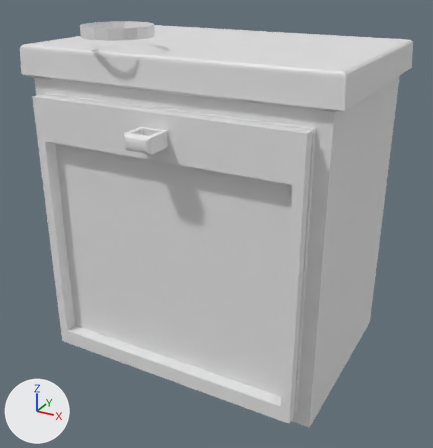
The Blender file House builder/Assets/Models/Furniture/Oven.blend: old version first, new version second.
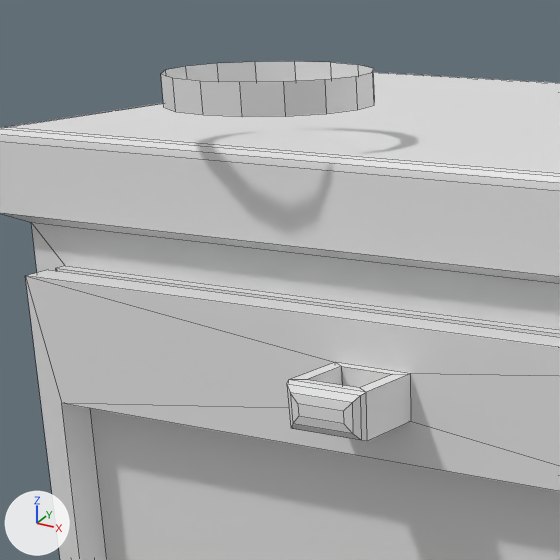
There are two pictures of each version: one whole from a 50 mm lens placed at (2.132, -3.965, 2.076), pointed at (0.065, -0.206, 0.197), one close up on the part from 5% to 51% of the width and 0% to 44% of the height. The lights are fixed; the arrows at lower left show +X, +Y and +Z. The close-ups show mesh edges as thin lines.
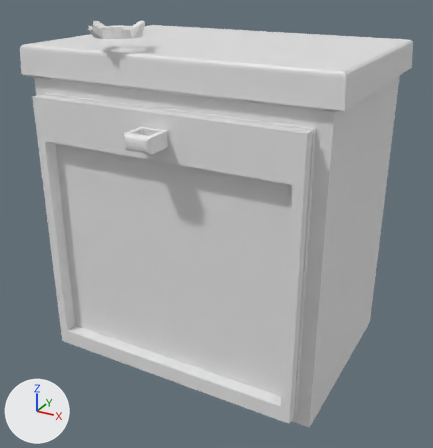
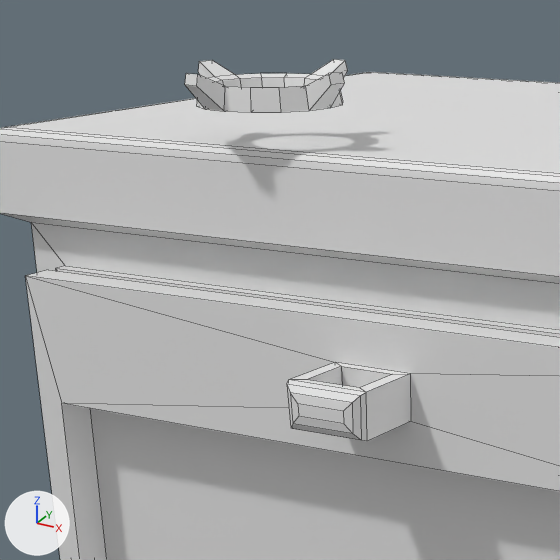
Changed parts and their boxes (x1, y1, x2, y2) in the close-ups (560 x 560 px):
'Cube', reshaped
    before: (0, 61, 560, 560)
    after: (0, 59, 560, 560)
part 1 of me_cube, built on
    before: (161, 61, 375, 117)
    after: (185, 59, 348, 112)

Edits to the bpy script that builds the scene:
```text
Change me_cube:
    used by ob_cube; location = (0.0, 0.0, 0.191); scale = (1.12, 0.767, 1.12)
    remove me_cube.from_pydata(...)  # 120 vertices, 102 faces; spans x -1.06..1.06, y -1.44..1.06, z -1.0..1.35
    add me_cube.from_pydata(...)  # 168 vertices, 166 faces; spans x -1.06..1.06, y -1.44..1.06, z -1.0..1.36
    me_cube part 1
    4 faces are deleted
    32 vertices move from x -0.55..-0.13, y -1.25..-0.62, z 1.29..1.35 to x -0.49..-0.19, y -1.15..-0.72, z 1.29..1.33
    43 vertices are added at x -0.54..-0.14, y -1.22..-0.64, z 1.29..1.36
    5 new vertices lie (0.04, -0.01, 0.0) away from vertices in x -0.4..-0.32, y -1.22..-0.64, z 1.29..1.36
    68 new faces join them
```
